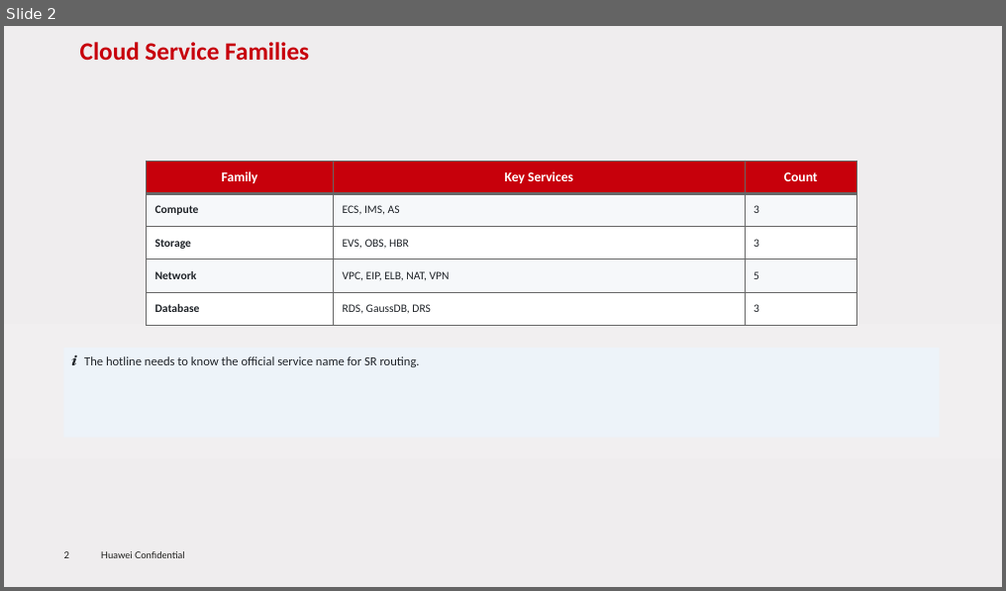
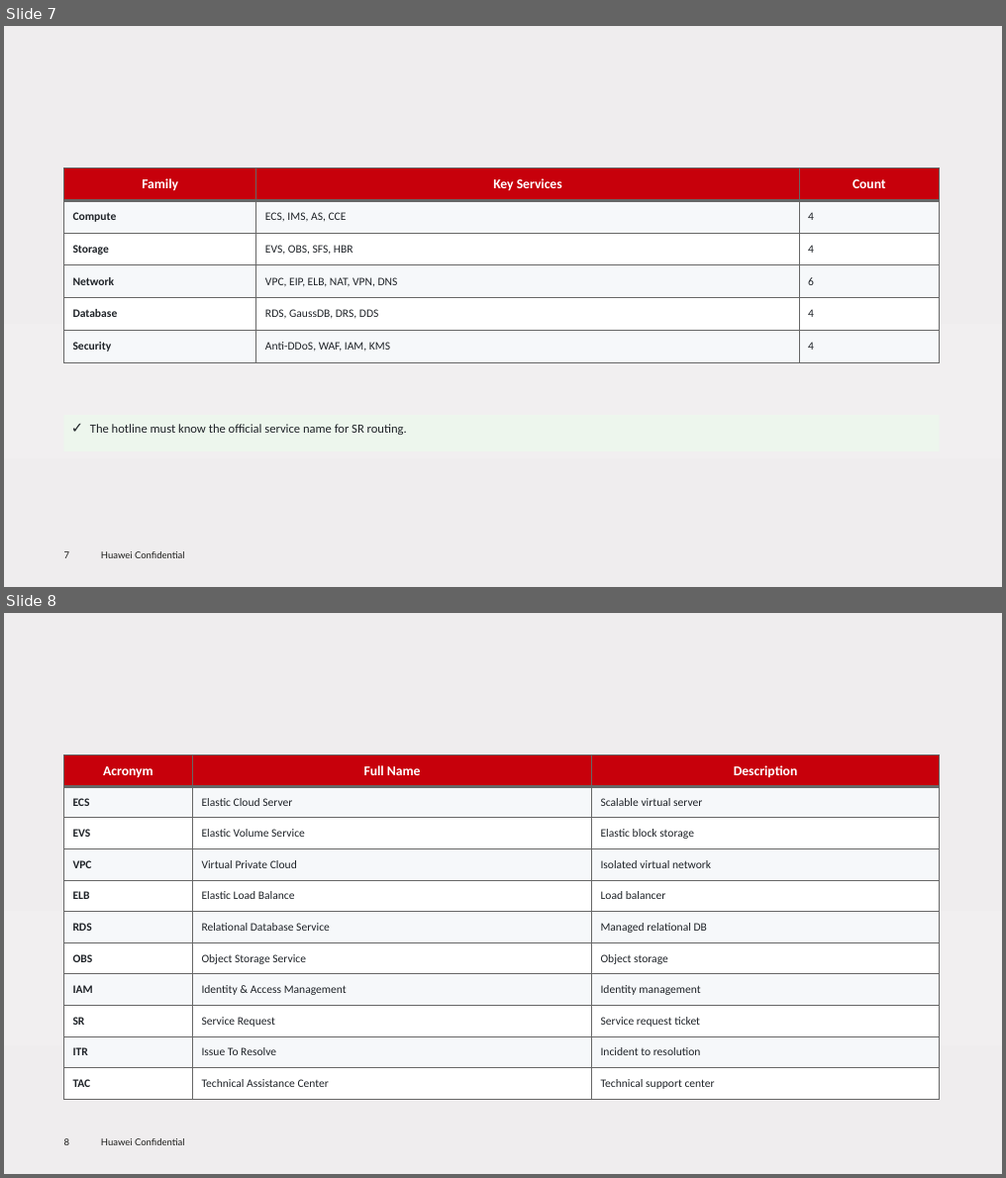
Before and after one commit to RaulMyron/Huawei-doc-templates, a slide deck: examples/ppt/en/sample-en.pptx. Shown one above the other, each under a label of ours: slide 2 before the commit, slides 7 and 8 after it. The pictures are 1006x591 and 1006x1178 pixels, drawn with LibreOffice and Linux fonts; fonts in the diff are those of the drawing; background and template pictures are left out. Boxes give left, top, right and bottom in pixels: in the first picture for what was removed or moved away, otherwise in the second. Text is boxed around its words. In the diff, an @@ line names an element or a change of style, - is before the commit and + after.

Commit message:
PPT library: flowcharts, auto-size callouts, table overflow fix, title positioning
- Add flowchart helpers: flow_box, flow_arrow, flow_decision,
  flowchart_vertical, flowchart_horizontal
- Callout boxes: dynamic height based on text length, no footer overlap
- Tables: auto-calculate column widths from content, prevent overflow,
  reduce font size for many columns
- Lower content slide titles (top=0.35 instead of template default)
- Add FOOTER_Y and MAX_CONTENT_Y constants
- Increase TOP_CONTENT to 1.7 for more space below titles

```diff
--- a/examples/ppt/en/sample-en.pptx
+++ b/examples/ppt/en/sample-en.pptx
@@ slide 8 added at (4, 613, 1002, 1174), background gradient #EFEDEE to #F1EFF0 to #EFEBEC; not listed: 2 template elements that a slide beside it also shows @@
@@ table added at (63, 756, 940, 1099), 11 rows, 3 columns @@
+Acronym | Full Name | Description
+ECS | Elastic Cloud Server | Scalable virtual server
+EVS | Elastic Volume Service | Elastic block storage
+VPC | Virtual Private Cloud | Isolated virtual network
+ELB | Elastic Load Balance | Load balancer
+RDS | Relational Database Service | Managed relational DB
+OBS | Object Storage Service | Object storage
+IAM | Identity & Access Management | Identity management
+SR | Service Request | Service request ticket
+ITR | Issue To Resolve | Incident to resolution
+TAC | Technical Assistance Center | Technical support center
@@ what was slide 2 is now slide 7 @@
@@ slide 7 changed as well @@
@@ title removed at (80, 42, 309, 60) @@
-Cloud Service Families
@@ table at (63, 169, 939, 363) @@
-row 2: Compute | ECS, IMS, AS | 3
-row 3: Storage | EVS, OBS, HBR | 3
-row 4: Network | VPC, EIP, ELB, NAT, VPN | 5
-row 5: Database | RDS, GaussDB, DRS | 3
+row 2: Compute | ECS, IMS, AS, CCE | 4
+row 3: Storage | EVS, OBS, SFS, HBR | 4
+row 4: Network | VPC, EIP, ELB, NAT, VPN, DNS | 6
+row 5: Database | RDS, GaussDB, DRS, DDS | 4
+row 6: Security | Anti-DDoS, WAF, IAM, KMS | 4
@@ table: place and size @@
-table at (147, 161, 856, 325)
+table at (63, 169, 939, 363)
@@ text at (90, 424, 407, 435): text changed @@
-ℹ The hotline needs to know the official service name for SR routing.
+✓ The hotline must know the official service name for SR routing.
@@ page number at (64, 552, 69, 559): text changed @@
-2
+7
```
Also in this commit, not shown: 1 other slide changed, 21 other slides added, 1 slide removed, 7 other files.
